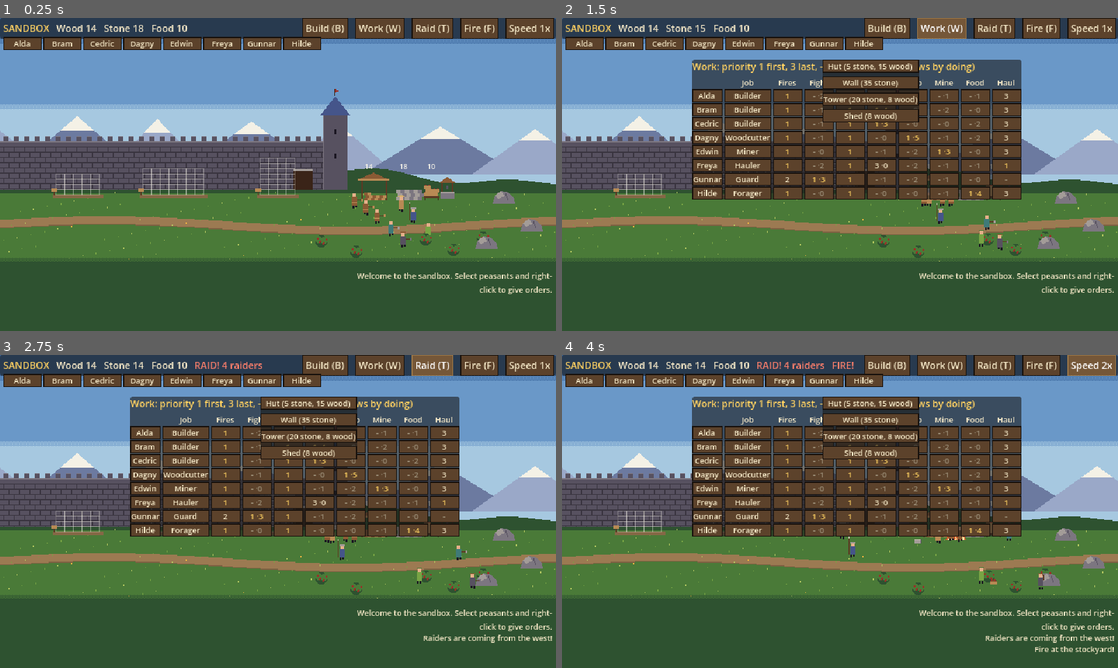
Above: before the commit, frames 1-4 (two rows, left to right).
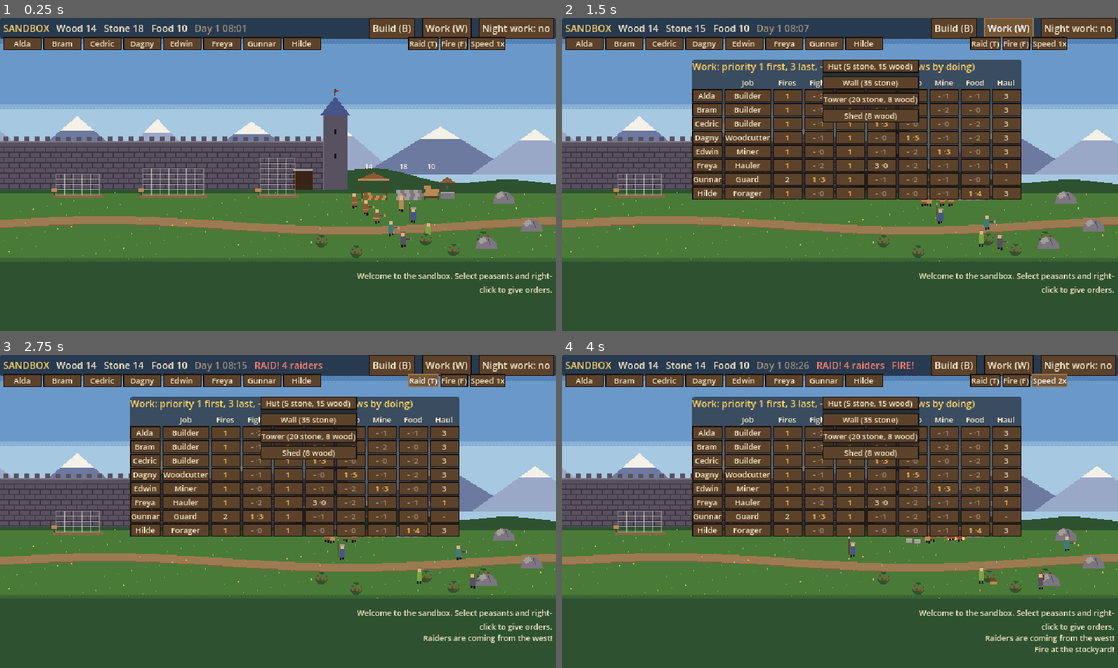
Above: after the commit, the same moments.

Repository: henrikmoepe-del/basebygger
Game: Godot game, scene res://sandbox/sandbox.tscn
The game is run twice, just before and just after one commit, with the same random seed, the same clock (stepped at 60 frames per second) and the same inputs. This scene is started directly instead of the project's main scene.
Inputs:
- Up to frame 1 (0.25 s): no input
- Up to frame 2 (1.5 s): click "Build (B)" at 0.5 s; click "Work (W)" at 1.25 s
- Up to frame 3 (2.75 s): click "Raid (T)" at 2 s
- Up to frame 4 (4 s): click "Fire (F)" at 2.75 s; click "Speed 1x" at 3.5 s

The runs differ from the first frame. In frame 1, 2.3% of the frame differs, in the area x 35-99%, y 0-11%; in frame 2, 2.9%; in frame 3, 2.7%; in frame 4, 3.1%, in the area x 35-100%, y 0-63%.

Commit message:
Sandbox: day and night with a Night work policy; reserved beds; same priority goes by the Work grid's order
Co-Authored-By: Claude Opus 5.5 <noreply@anthropic.com>
Claude-Session: https://claude.ai/code/session_01KRfBmN2ZEbarco8VY7eoa6

Diff:
--- a/sandbox/sandbox.gd
+++ b/sandbox/sandbox.gd
@@ -51,6 +51,10 @@
 var placing := ""
 var messages: Array = []
 var raid_on := false
+## Seconds since the first morning, and the Night work policy.
+var time := 0.0
+var night_work := false
+var _tint: CanvasModulate
 var raids := 0
 
 var camera: Camera2D
@@ -69,6 +73,8 @@
 	back.set_script(Backdrop)
 	back.z_index = -10
 	add_child(back)
+	_tint = CanvasModulate.new()
+	add_child(_tint)
 	things = Node2D.new()
 	things.y_sort_enabled = true
 	add_child(things)
@@ -521,7 +527,42 @@
 				set_job_selected(SbData.JOB_ORDER[(event as InputEventKey).keycode - KEY_1])
 
 
+## The hour of the day, 0-24 (the first day starts at 08:00).
+func hour() -> float:
+	return fmod(time / SbData.DAY_LENGTH * 24.0 + 8.0, 24.0)
+
+
+func day() -> int:
+	return int((time / SbData.DAY_LENGTH * 24.0 + 8.0) / 24.0) + 1
+
+
+func is_night() -> bool:
+	var h := hour()
+	return h >= SbData.NIGHT_FROM or h < SbData.NIGHT_TO
+
+
+func set_night_work(on: bool) -> void:
+	night_work = on
+	announce("Night work: " + ("everyone works through the night." if on else "everyone sleeps at night."))
+	for p in peasants:
+		p.rethink()
+
+
+## How dark it is: 0 by day, 1 deep in the night, with an hour of dusk and dawn.
+func darkness() -> float:
+	var h := hour()
+	if h >= SbData.NIGHT_FROM or h < SbData.NIGHT_TO:
+		return 1.0
+	if h >= SbData.NIGHT_FROM - 1.5:
+		return (h - (SbData.NIGHT_FROM - 1.5)) / 1.5
+	if h < SbData.NIGHT_TO + 1.5:
+		return 1.0 - (h - SbData.NIGHT_TO) / 1.5
+	return 0.0
+
+
 func _process(delta: float) -> void:
+	time += delta
+	_tint.color = Color.WHITE.lerp(SbData.NIGHT_TINT, darkness())
 	var pan := Input.get_axis("ui_left", "ui_right")
 	if Input.is_key_pressed(KEY_A):
 		pan -= 1.0
--- a/sandbox/sb_data.gd
+++ b/sandbox/sb_data.gd
@@ -78,6 +78,17 @@
 const SLEEP_TIME_BED := 12.0
 const STARVED_PACE := 0.6
 
+## Day and night: a day lasts DAY_LENGTH seconds and starts at 08:00.
+## Night is from NIGHT_FROM to NIGHT_TO (hours). With the Night work policy
+## off, peasants left to themselves sleep at night; with it on they work on,
+## at NIGHT_PACE and tiring NIGHT_TIRING times as fast.
+const DAY_LENGTH := 240.0
+const NIGHT_FROM := 21.0
+const NIGHT_TO := 6.0
+const NIGHT_PACE := 0.85
+const NIGHT_TIRING := 1.5
+const NIGHT_TINT := Color(0.42, 0.46, 0.72)
+
 ## Beds in a finished Hut; the hurt get better faster in one.
 const HUT_BEDS := 2
 const HEAL := 0.15
--- a/sandbox/sb_hud.gd
+++ b/sandbox/sb_hud.gd
@@ -14,6 +14,8 @@
 var _res_label: Label
 var _raid_label: Label
 var _speed_button: Button
+var _clock: Label
+var _night_button: Button
 var _bar: HBoxContainer
 var _panel: PanelContainer
 var _rows: VBoxContainer
@@ -73,15 +75,31 @@
 	row.add_child(title)
 	_res_label = Label.new()
 	row.add_child(_res_label)
+	_clock = Label.new()
+	_clock.add_theme_color_override("font_color", UiTheme.PARCHMENT_DIM)
+	row.add_child(_clock)
 	_raid_label = Label.new()
 	_raid_label.add_theme_color_override("font_color", UiTheme.BAD)
 	_raid_label.size_flags_horizontal = Control.SIZE_EXPAND_FILL
 	row.add_child(_raid_label)
-	for spec in [["Build (B)", toggle_build], ["Work (W)", toggle_work], ["Raid (T)", func(): world.start_raid()], ["Fire (F)", func(): world.start_fire()]]:
+	for spec in [["Build (B)", toggle_build], ["Work (W)", toggle_work]]:
 		var b := _button(spec[0], spec[1])
 		row.add_child(b)
+	_night_button = _button("Night work: no", func(): world.set_night_work(not world.night_work))
+	_night_button.tooltip_text = "A policy. Off: everyone sleeps at night. On: they work through the night, 15% slower in the dark, and tire faster."
+	row.add_child(_night_button)
+	# Test tools, small, on the right under the top bar.
+	var tools := HBoxContainer.new()
+	tools.add_theme_constant_override("separation", 2)
+	tools.position = Vector2(470, 22)
+	_root.add_child(tools)
+	for spec in [["Raid (T)", func(): world.start_raid()], ["Fire (F)", func(): world.start_fire()]]:
+		var b := _button(spec[0], spec[1])
+		_compact(b)
+		tools.add_child(b)
 	_speed_button = _button("Speed 1x", _cycle_speed)
-	row.add_child(_speed_button)
+	_compact(_speed_button)
+	tools.add_child(_speed_button)
 
 
 func _make_bar() -> void:
@@ -333,6 +351,9 @@
 	if _refresh > 0.0:
 		return
 	_refresh = 0.2
+	var h: float = world.hour()
+	_clock.text = "Day %d %02d:%02d%s" % [world.day(), int(h), int(fmod(h, 1.0) * 60.0), " night" if world.is_night() else ""]
+	_night_button.text = "Night work: " + ("yes" if world.night_work else "no")
 	_res_label.text = "Wood %d   Stone %d   Food %d" % [world.stockyard.stock.wood, world.stockyard.stock.stone, world.stockyard.stock.food]
 	_raid_label.text = "RAID! %d raiders" % world.raiders.size() if world.raid_on else ""
 	if world.fires.size() > 0:
--- a/sandbox/sb_peasant.gd
+++ b/sandbox/sb_peasant.gd
@@ -85,6 +85,8 @@
 ## and slower when starving or worn out.
 func skill_mult(work: String) -> float:
 	var pace := SbData.STARVED_PACE if hunger >= 100.0 or tired >= 100.0 else 1.0
+	if world.is_night():
+		pace *= SbData.NIGHT_PACE
 	return (0.6 + 0.08 * float(skill.get(work, 5))) * pace
 
 
@@ -293,7 +295,8 @@
 	_anim = ""
 	hunger = minf(hunger + 100.0 / SbData.HUNGER_TIME * delta, 100.0)
 	if not _asleep:
-		tired = minf(tired + 100.0 / SbData.TIRED_TIME * delta, 100.0)
+		var tiring := SbData.NIGHT_TIRING if world.is_night() else 1.0
+		tired = minf(tired + 100.0 / SbData.TIRED_TIME * tiring * delta, 100.0)
 	if downed:
 		if carried_by != null:
 			if not is_instance_valid(carried_by) or carried_by.downed:
@@ -356,9 +359,14 @@
 	if hunger >= SbData.HUNGER_NEED and world.stockyard.stock.food > 0:
 		_end_task()
 		task = {"kind": "eat"}
-	elif tired >= SbData.TIRED_NEED:
+	elif tired >= SbData.TIRED_NEED or (_bedtime() and k != "firefight" and k != "rescue" and k != "fight"):
 		_end_task()
 		task = {"kind": "sleep"}
+
+
+## Night, and the Night work policy is off: time to sleep.
+func _bedtime() -> bool:
+	return world.is_night() and not world.night_work
 
 
 func _check_flee() -> void:
@@ -381,29 +389,26 @@
 	if k == "eat":
 		return hunger > 5.0 and (world.stockyard.stock.food > 0 or _timer > 0.0)
 	if k == "sleep":
-		return tired > 0.0
+		return tired > 0.0 or _bedtime()
 	var t = task.get("target")
 	if t != null and (not is_instance_valid(t) or not t.is_open()):
 		return false
 	return true
 
 
-## Free will: the most important work there is, nearest first.
+## Free will: the most important work there is. Lower priority numbers come
+## first; with the same number, the work further left in the Work grid
+## (SbData.WORK: fires, fight, rescue, build...) comes first, as in RimWorld;
+## within one kind of work, the best target (mostly the nearest).
 func _choose() -> void:
 	_end_task()
 	for p in [1, 2, 3]:
-		var best := {}
-		var best_score := INF
 		for w in SbData.WORK:
 			if prio[w] != p:
 				continue
-			var cand: Dictionary = world.find_work(self, w)
-			if cand.is_empty():
+			var best: Dictionary = world.find_work(self, w)
+			if best.is_empty():
 				continue
-			if cand.score < best_score:
-				best_score = cand.score
-				best = cand
-		if not best.is_empty():
 			task = {"kind": best.kind, "target": best.target, "forced": false, "res": best.get("res", "")}
 			_claim_task()
 			return
@@ -550,13 +555,17 @@
 		return
 	var hut: Node2D = world.free_bed()
 	var spot: Vector2 = hut.bed_spot(hut.sleepers.size()) if hut != null else world.well.position + Vector2(-16, 6)
+	if hut != null and patient.bed == null:
+		# Hold the bed while carrying them there.
+		hut.sleepers.append(patient)
+		patient.bed = hut
+	if patient.bed != null:
+		spot = patient.bed.bed_spot(patient.bed.sleepers.find(patient))
 	if _go(spot + Vector2(-6, 0), delta):
 		patient.carried_by = null
 		patient.position = spot
 		patient._safe = true
-		if hut != null:
-			patient.bed = hut
-			hut.sleepers.append(patient)
+		if patient.bed != null:
 			world.announce("%s brought %s to a bed." % [person_name, patient.person_name])
 		_patient = null
 		carrying = ""
@@ -695,18 +704,20 @@
 	if not _asleep:
 		if carrying != "":
 			_drop()
-		var hut: Node2D = world.free_bed()
-		if hut != null:
-			if _go(hut.bed_spot(hut.sleepers.size()), delta):
-				hut.sleepers.append(self)
-				_sleep_bed = hut
+		if _sleep_bed == null:
+			# Take a free bed in a Hut (it is ours from now on), or sleep here.
+			var hut: Node2D = world.free_bed()
+			if hut == null:
 				_asleep = true
-		else:
+				return
+			hut.sleepers.append(self)
+			_sleep_bed = hut
+		if _go(_sleep_bed.bed_spot(_sleep_bed.sleepers.find(self)), delta):
 			_asleep = true
 		return
 	var time := SbData.SLEEP_TIME_BED if _sleep_bed != null else SbData.SLEEP_TIME
 	tired = maxf(tired - 100.0 / time * delta, 0.0)
-	if tired <= 0.0:
+	if tired <= 0.0 and not _bedtime():
 		_end_task()
 
 
@@ -715,8 +726,12 @@
 	if carrying == "person" and _patient != null and is_instance_valid(_patient):
 		_patient.carried_by = null
 		_patient.position = position + Vector2(4, 1)
+		# The bed held for them is free again.
+		if _patient.bed != null and is_instance_valid(_patient.bed):
+			_patient.bed.sleepers.erase(_patient)
+		_patient.bed = null
 		_patient = null
-	if carrying == "wood" or carrying == "stone":
+	if carrying == "wood" or carrying == "stone" or carrying == "food":
 		world.spawn_item(carrying, position + Vector2(4, 1))
 	carrying = ""
 
--- a/sandbox/tests/shots.gd
+++ b/sandbox/tests/shots.gd
@@ -28,6 +28,8 @@
 	"needs": {"steps": [[1.0, "needs"], [12.0, "shot"]]},
 	# The hint under the mouse with builders selected, over a tree.
 	"hint": {"steps": [[1.0, "hint"], [0.5, "shot"]]},
+	# Night: the world darkens and the peasants sleep.
+	"night": {"steps": [[1.0, "night"], [10.0, "shot"]]},
 	"box": {"steps": [[2.0, "box"], [0.1, "goto"], [0.4, "shot"]]},
 }
 
@@ -132,6 +134,12 @@
 			var t: Node2D = w.trees[3]
 			var screen: Vector2 = (t.position + Vector2(0, -20) - w.camera.position) * w.camera.zoom + Vector2(320, 180)
 			Input.warp_mouse(screen * 2.0)
+		"night":
+			var hut: Node2D = w.sites[0]
+			while not hut.done():
+				hut.add_block(hut.next_material())
+			w.time = (21.5 - 8.0) / 24.0 * 240.0
+			w.camera.position = Vector2(-20, -20)
 		"work":
 			w.peasants[3].cycle_prio("haul")
 			w.hud.toggle_work()
--- a/sandbox/tests/test_sandbox.gd
+++ b/sandbox/tests/test_sandbox.gd
@@ -39,11 +39,18 @@
 	return false
 
 
+func _dump() -> void:
+	for p in _world.peasants:
+		print("  ", p.person_name, " ", p.job, " pos=", p.position.round(), " task=", p.task.get("kind", ""), " order=", p.order.get("kind", ""), " drafted=", p.drafted, " downed=", p.downed, " safe=", p._safe, " asleep=", p._asleep, " hunger=", int(p.hunger), " tired=", int(p.tired))
+
+
 func _run() -> void:
 	Engine.time_scale = SPEED
 	var w := _world
 	w.stockyard.put("stone", 60)
 	w.stockyard.put("wood", 30)
+	# Nights are tested on their own (11); until then nobody goes to bed.
+	w.night_work = true
 
 	# 1. Free will: the builders spread over the sites.
 	await _wait(90.0)
@@ -124,7 +131,7 @@
 	_check(fighting_auto == 0, "peasants who are not guards do not fight by themselves")
 	var over := await _wait(200.0, func(): return not w.raid_on)
 	_check(over, "the raid ends")
-	w.select(drafted.filter(func(p): return not p.downed))
+	w.select(drafted.filter(func(p): return p.drafted))
 	w.toggle_draft_selected()
 	await _wait(3.0)
 	_check(drafted.all(func(p): return not p.drafted), "undrafting gives them back to work")
@@ -158,6 +165,9 @@
 	_check(hurt.downed, "a peasant can go down")
 	var safe := await _wait(60.0, func(): return hurt._safe)
 	_check(safe, "someone carries the hurt peasant to safety by themselves")
+	if not safe:
+		_dump()
+		print("  hurt ", hurt.person_name, " carried=", hurt.carried_by, " bed=", hurt.bed, " hut sleepers=", hut.sleepers)
 	_check(hut.sleepers.size() > 0, "the hurt lie in the Hut's beds (%d of 2)" % hut.sleepers.size())
 	var up := await _wait(120.0, func(): return not hurt.downed and hut.sleepers.is_empty())
 	_check(up, "they get better and get up again, and the beds are free")
@@ -177,6 +187,19 @@
 	var foraged := await _wait(60.0, func(): return w.bushes.any(func(b): return b.berries < b._full))
 	_check(foraged, "the forager picks berries")
 
+	# 11. Night: with Night work off, peasants left to themselves sleep.
+	w.set_night_work(false)
+	w.time = (21.5 - 8.0) / 24.0 * SbData.DAY_LENGTH
+	await _wait(20.0)
+	var free_ones: Array = w.peasants.filter(func(p): return not p.downed and not p.drafted and p.order.is_empty())
+	var sleeping: int = free_ones.filter(func(p): return p.task.get("kind", "") == "sleep").size()
+	_check(sleeping == free_ones.size(), "at night everyone left to themselves goes to sleep (%d of %d)" % [sleeping, free_ones.size()])
+	w.set_night_work(true)
+	await _wait(25.0)
+	var working: int = free_ones.filter(func(p): return p.task.get("kind", "") != "sleep" or p.tired >= SbData.TIRED_NEED).size()
+	_check(working == free_ones.size(), "with Night work on they get up and work (%d of %d)" % [working, free_ones.size()])
+	w.set_night_work(false)
+
 	_check(_off_band == 0, "nobody leaves the ground band (%d frames off it)" % _off_band)
 	print("ALL PASSED" if _fails == 0 else "%d FAILED" % _fails)
 	quit(1 if _fails > 0 else 0)
Binary file added: sandbox/shots/night.png
Not shown, changed: sandbox/README.md
